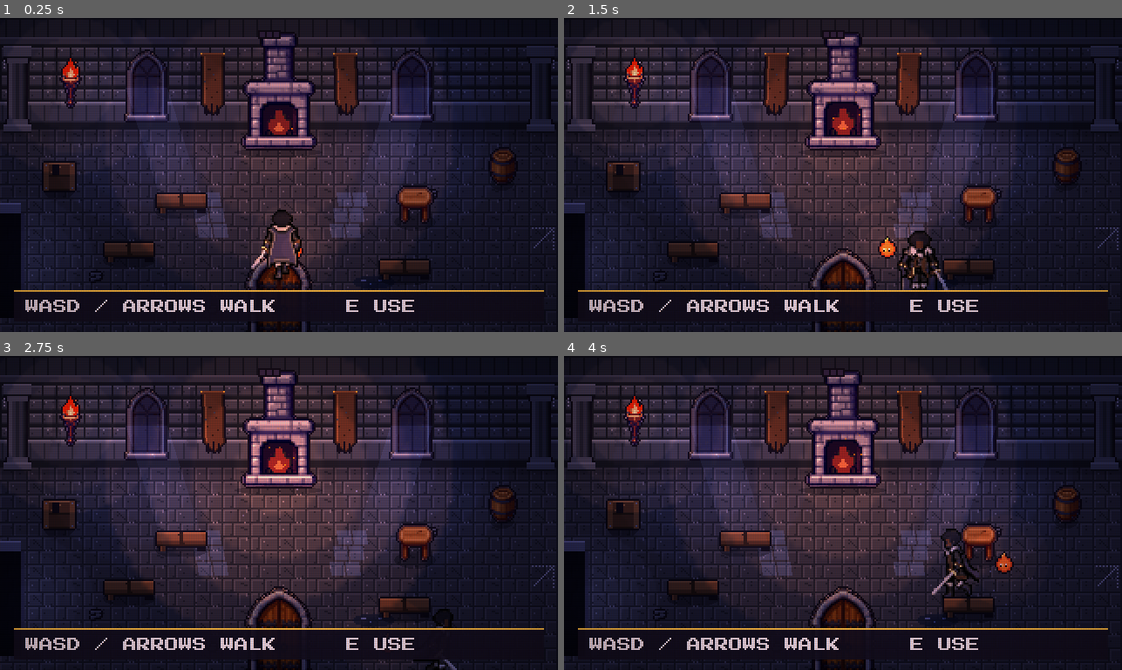
Above: before the commit, frames 1-4 (two rows, left to right).
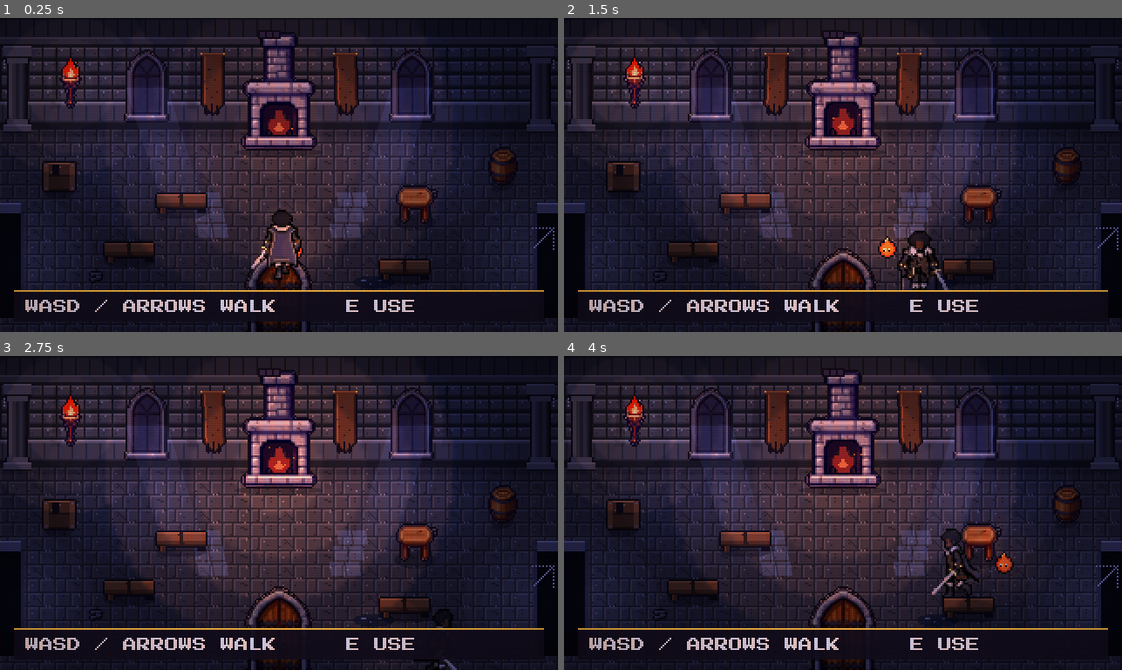
Above: after the commit, the same moments.

Repository: HeisLazi/python-tutorial-DiddyDungeon
Game: Godot game, scene res://scenes/main.tscn
Two runs of this game, one before a commit and one after it. Both use one fixed random seed, a clock stepped at 60 frames per second and the inputs below.
Inputs:
- Up to frame 1 (0.25 s): no input
- Up to frame 2 (1.5 s): tap Enter at 0.5, 1.35 s; hold D 0.53-1.28 s; tap E at 0.6 s; tap Space at 0.77 s; hold S from 1.28 s (still down)
- Up to frame 3 (2.75 s): tap Space at 1.52 s; release S at 2.03 s; hold D from 2.03 s (still down); tap Z at 2.1 s
- Up to frame 4 (4 s): release D at 2.78 s; hold W 2.78-3.53 s; tap E at 2.85 s; tap Space at 3.02, 3.77 s; hold A from 3.53 s (still down); tap Enter at 3.6 s

The runs differ from the first frame. In frame 1, 0.6% of the frame differs, in the area x 89-100%, y 58-96%; in frame 2, 0.6%; in frame 3, 0.6%; in frame 4, 0.6%.

Commit message:
Hall of Arms: 9-step ladder, image-sourced props (racks, ring, braziers, banners, pedestals), east door from the hall; banquet moved clear of the doorway; docs
Co-Authored-By: Claude Sonnet 5.5 <noreply@anthropic.com>
Claude-Session: https://claude.ai/code/session_01XKa5GiHz4hgUAXbB38qzxx

Diff:
--- a/ide/home-godot/art/tiles.json
+++ b/ide/home-godot/art/tiles.json
@@ -551,123 +551,243 @@
   "w": 21,
   "h": 38
  },
+ "banner_swords": {
+  "x": 142,
+  "y": 322,
+  "w": 22,
+  "h": 40
+ },
+ "banner_torn_red": {
+  "x": 165,
+  "y": 322,
+  "w": 23,
+  "h": 40
+ },
+ "barrel_spears": {
+  "x": 189,
+  "y": 322,
+  "w": 14,
+  "h": 24
+ },
  "bookshelf_full": {
-  "x": 142,
+  "x": 204,
   "y": 322,
   "w": 40,
   "h": 44
  },
  "bookshelf_glow": {
-  "x": 183,
+  "x": 245,
   "y": 322,
   "w": 41,
   "h": 46
  },
  "bookshelf_sparse": {
-  "x": 225,
+  "x": 287,
   "y": 322,
   "w": 42,
   "h": 44
  },
+ "brazier_img_0": {
+  "x": 330,
+  "y": 322,
+  "w": 19,
+  "h": 30
+ },
+ "brazier_img_1": {
+  "x": 350,
+  "y": 322,
+  "w": 19,
+  "h": 30
+ },
  "candelabra_lib_0": {
-  "x": 268,
-  "y": 322,
+  "x": 0,
+  "y": 369,
   "w": 20,
   "h": 32
  },
  "candelabra_lib_1": {
-  "x": 289,
-  "y": 322,
+  "x": 21,
+  "y": 369,
   "w": 20,
   "h": 32
  },
  "chair_lib": {
-  "x": 310,
-  "y": 322,
+  "x": 42,
+  "y": 369,
   "w": 16,
   "h": 24
  },
  "crystals": {
-  "x": 327,
-  "y": 322,
+  "x": 59,
+  "y": 369,
   "w": 22,
   "h": 22
  },
  "desk_big": {
-  "x": 0,
+  "x": 82,
   "y": 369,
   "w": 46,
   "h": 36
  },
  "desk_small": {
-  "x": 47,
+  "x": 129,
   "y": 369,
   "w": 27,
   "h": 24
  },
+ "door_iron": {
+  "x": 157,
+  "y": 369,
+  "w": 46,
+  "h": 52
+ },
  "door_lib": {
-  "x": 75,
+  "x": 204,
   "y": 369,
   "w": 37,
   "h": 50
  },
+ "dummy_iron": {
+  "x": 242,
+  "y": 369,
+  "w": 24,
+  "h": 40
+ },
+ "dummy_wood": {
+  "x": 267,
+  "y": 369,
+  "w": 15,
+  "h": 32
+ },
  "globe": {
-  "x": 113,
+  "x": 283,
   "y": 369,
   "w": 23,
   "h": 32
  },
  "ladder": {
-  "x": 137,
+  "x": 307,
   "y": 369,
   "w": 27,
   "h": 40
  },
  "orrery": {
-  "x": 165,
+  "x": 335,
   "y": 369,
   "w": 30,
   "h": 36
  },
+ "pedestal_glow": {
+  "x": 366,
+  "y": 369,
+  "w": 17,
+  "h": 36
+ },
+ "pillar_arms": {
+  "x": 0,
+  "y": 422,
+  "w": 27,
+  "h": 50
+ },
+ "plaque_swords": {
+  "x": 28,
+  "y": 422,
+  "w": 16,
+  "h": 20
+ },
+ "rack_empty": {
+  "x": 45,
+  "y": 422,
+  "w": 43,
+  "h": 28
+ },
+ "rack_few": {
+  "x": 89,
+  "y": 422,
+  "w": 29,
+  "h": 36
+ },
+ "rack_full": {
+  "x": 119,
+  "y": 422,
+  "w": 48,
+  "h": 36
+ },
+ "ring_stone": {
+  "x": 168,
+  "y": 422,
+  "w": 84,
+  "h": 60
+ },
  "rug_crimson": {
-  "x": 196,
-  "y": 369,
+  "x": 253,
+  "y": 422,
   "w": 84,
   "h": 36
  },
  "sconce_blue_0": {
-  "x": 281,
-  "y": 369,
+  "x": 338,
+  "y": 422,
   "w": 15,
   "h": 20
  },
  "sconce_blue_1": {
-  "x": 297,
-  "y": 369,
+  "x": 354,
+  "y": 422,
   "w": 15,
   "h": 20
  },
  "scrolls": {
-  "x": 313,
-  "y": 369,
+  "x": 0,
+  "y": 483,
   "w": 19,
   "h": 16
  },
+ "shield_wall": {
+  "x": 20,
+  "y": 483,
+  "w": 15,
+  "h": 18
+ },
  "skylight": {
-  "x": 333,
-  "y": 369,
+  "x": 36,
+  "y": 483,
   "w": 37,
   "h": 38
  },
  "star_chart": {
-  "x": 0,
-  "y": 420,
+  "x": 74,
+  "y": 483,
   "w": 39,
   "h": 30
  },
+ "target": {
+  "x": 114,
+  "y": 483,
+  "w": 26,
+  "h": 28
+ },
+ "torch_arms_0": {
+  "x": 141,
+  "y": 483,
+  "w": 26,
+  "h": 28
+ },
+ "torch_arms_1": {
+  "x": 168,
+  "y": 483,
+  "w": 26,
+  "h": 28
+ },
+ "window_arms": {
+  "x": 195,
+  "y": 483,
+  "w": 29,
+  "h": 42
+ },
  "window_lib": {
-  "x": 40,
-  "y": 420,
+  "x": 225,
+  "y": 483,
   "w": 26,
   "h": 42
  }
--- a/ide/home-godot/art/tiles_data.gd
+++ b/ide/home-godot/art/tiles_data.gd
@@ -94,24 +94,44 @@
 	"rug_table": Rect2(22, 322, 84, 40),
 	"stain": Rect2(107, 322, 12, 34),
 	"banner_blue": Rect2(120, 322, 21, 38),
-	"bookshelf_full": Rect2(142, 322, 40, 44),
-	"bookshelf_glow": Rect2(183, 322, 41, 46),
-	"bookshelf_sparse": Rect2(225, 322, 42, 44),
-	"candelabra_lib_0": Rect2(268, 322, 20, 32),
-	"candelabra_lib_1": Rect2(289, 322, 20, 32),
-	"chair_lib": Rect2(310, 322, 16, 24),
-	"crystals": Rect2(327, 322, 22, 22),
-	"desk_big": Rect2(0, 369, 46, 36),
-	"desk_small": Rect2(47, 369, 27, 24),
-	"door_lib": Rect2(75, 369, 37, 50),
-	"globe": Rect2(113, 369, 23, 32),
-	"ladder": Rect2(137, 369, 27, 40),
-	"orrery": Rect2(165, 369, 30, 36),
-	"rug_crimson": Rect2(196, 369, 84, 36),
-	"sconce_blue_0": Rect2(281, 369, 15, 20),
-	"sconce_blue_1": Rect2(297, 369, 15, 20),
-	"scrolls": Rect2(313, 369, 19, 16),
-	"skylight": Rect2(333, 369, 37, 38),
-	"star_chart": Rect2(0, 420, 39, 30),
-	"window_lib": Rect2(40, 420, 26, 42),
+	"banner_swords": Rect2(142, 322, 22, 40),
+	"banner_torn_red": Rect2(165, 322, 23, 40),
+	"barrel_spears": Rect2(189, 322, 14, 24),
+	"bookshelf_full": Rect2(204, 322, 40, 44),
+	"bookshelf_glow": Rect2(245, 322, 41, 46),
+	"bookshelf_sparse": Rect2(287, 322, 42, 44),
+	"brazier_img_0": Rect2(330, 322, 19, 30),
+	"brazier_img_1": Rect2(350, 322, 19, 30),
+	"candelabra_lib_0": Rect2(0, 369, 20, 32),
+	"candelabra_lib_1": Rect2(21, 369, 20, 32),
+	"chair_lib": Rect2(42, 369, 16, 24),
+	"crystals": Rect2(59, 369, 22, 22),
+	"desk_big": Rect2(82, 369, 46, 36),
+	"desk_small": Rect2(129, 369, 27, 24),
+	"door_iron": Rect2(157, 369, 46, 52),
+	"door_lib": Rect2(204, 369, 37, 50),
+	"dummy_iron": Rect2(242, 369, 24, 40),
+	"dummy_wood": Rect2(267, 369, 15, 32),
+	"globe": Rect2(283, 369, 23, 32),
+	"ladder": Rect2(307, 369, 27, 40),
+	"orrery": Rect2(335, 369, 30, 36),
+	"pedestal_glow": Rect2(366, 369, 17, 36),
+	"pillar_arms": Rect2(0, 422, 27, 50),
+	"plaque_swords": Rect2(28, 422, 16, 20),
+	"rack_empty": Rect2(45, 422, 43, 28),
+	"rack_few": Rect2(89, 422, 29, 36),
+	"rack_full": Rect2(119, 422, 48, 36),
+	"ring_stone": Rect2(168, 422, 84, 60),
+	"rug_crimson": Rect2(253, 422, 84, 36),
+	"sconce_blue_0": Rect2(338, 422, 15, 20),
+	"sconce_blue_1": Rect2(354, 422, 15, 20),
+	"scrolls": Rect2(0, 483, 19, 16),
+	"shield_wall": Rect2(20, 483, 15, 18),
+	"skylight": Rect2(36, 483, 37, 38),
+	"star_chart": Rect2(74, 483, 39, 30),
+	"target": Rect2(114, 483, 26, 28),
+	"torch_arms_0": Rect2(141, 483, 26, 28),
+	"torch_arms_1": Rect2(168, 483, 26, 28),
+	"window_arms": Rect2(195, 483, 29, 42),
+	"window_lib": Rect2(225, 483, 26, 42),
 }
--- a/ide/home-godot/scripts/rooms.gd
+++ b/ide/home-godot/scripts/rooms.gd
@@ -42,6 +42,17 @@
 		{"name": "Enchant the shelves", "cost": 48, "note": "glowing tomes, crystals and a rolling ladder"},
 		{"name": "Open the skylight", "cost": 56, "note": "a skylight, moonlight and floating pages"},
 	],
+	"armory": [
+		{"name": "Sweep and clear", "cost": 16, "note": "cobwebs and rubble cleared"},
+		{"name": "Stock the rack", "cost": 20, "note": "a few swords and spears on the rack, a barrel of spears"},
+		{"name": "Mend the dummy", "cost": 24, "note": "a new wooden training dummy"},
+		{"name": "Light the braziers", "cost": 28, "note": "two braziers and a second torch"},
+		{"name": "Hang the banners", "cost": 30, "note": "crossed-sword banners and shields"},
+		{"name": "Lay the ring in stone", "cost": 36, "note": "a stone-walled ring with a rope"},
+		{"name": "The weapon wall", "cost": 42, "note": "a full rack of axes, swords and shields"},
+		{"name": "Iron dummies", "cost": 48, "note": "armoured dummies and an archery target"},
+		{"name": "Enchant the arms", "cost": 56, "note": "glowing runes and floating blades on stone pedestals"},
+	],
 }
 
 # The Great Hall's steps by name (the level at which each thing appears).
@@ -55,6 +66,17 @@
 const GH_BANQUET := 8
 const GH_GRAND := 9
 
+# The Hall of Arms' steps by name.
+const HA_SWEEP := 1
+const HA_RACK := 2
+const HA_DUMMY := 3
+const HA_BRAZIERS := 4
+const HA_BANNERS := 5
+const HA_RING := 6
+const HA_WALL := 7
+const HA_IRON := 8
+const HA_ENCHANT := 9
+
 # The Library's steps by name.
 const LB_TIDY := 1
 const LB_DESK := 2
@@ -94,6 +116,8 @@
 			_great_hall(h, level)
 		"library":
 			_library(h, level)
+		"armory":
+			_armory(h, level)
 		_:
 			_great_hall(h, level)
 
@@ -163,7 +187,7 @@
 	if lv >= GH_MARBLE:
 		marble_from = 0
 		marble_to = 19
-	_shell(h, marble_from, marble_to, {"to": "library", "spawn": Vector2(290, 142)}, {})
+	_shell(h, marble_from, marble_to, {"to": "library", "spawn": Vector2(290, 142)}, {"to": "armory", "spawn": Vector2(30, 142)})
 	var marble := lv >= GH_MARBLE
 	var glass := lv >= GH_GLASS
 	# The ambient light brightens a little with every step.
@@ -196,7 +220,7 @@
 		for row in range(5, 12):
 			h.bg("carpet", Vector2(144, row * 16))
 	if lv >= GH_BANQUET:
-		h.bg("rug_table", Vector2(210, 104))
+		h.bg("rug_table", Vector2(210, 82))
 
 	# ── Windows: plain and cold, then stained glass throwing coloured light on the floor ──
 	var window_kind := "window_glass" if glass else "window_plain"
@@ -275,11 +299,11 @@
 		h.anim("chandelier", Vector2(92, 132))
 		h.add_light(Vector2(92, 110), 92.0, Color("ffcf8a"), 0.8 + 0.08 * (lv - GH_CHANDELIER), 0.2)
 	if lv >= GH_BANQUET:
-		_prop(h, "table_long", Vector2(252, 130), 64.0, 14.0)
+		_prop(h, "table_long", Vector2(252, 112), 64.0, 14.0)
 		for cx in [236.0, 268.0]:
-			_prop(h, "chair_l" if cx < 252.0 else "chair_r", Vector2(cx, 110), 12.0, 6.0)
-			_prop(h, "chair_l" if cx < 252.0 else "chair_r", Vector2(cx, 154), 12.0, 6.0)
-		h.add_light(Vector2(252, 120), 48.0, Color("ffd27a"), 0.7, 0.2)
+			_prop(h, "chair_l" if cx < 252.0 else "chair_r", Vector2(cx, 92), 12.0, 6.0)
+			_prop(h, "chair_l" if cx < 252.0 else "chair_r", Vector2(cx, 136), 12.0, 6.0)
+		h.add_light(Vector2(252, 102), 48.0, Color("ffd27a"), 0.7, 0.2)
 	if lv >= GH_GRAND:
 		for at in [Vector2(108, 86), Vector2(212, 86)]:
 			_prop(h, "knight", at, 14.0, 6.0, 16.0)
@@ -381,3 +405,105 @@
 
 	# ── Dust in the beams ──
 	h.add_embers(Rect2(40, 74, 240, 90), Color(0.75, 0.80, 1.0, 0.5), maxi(4, 14 - lv), 3.0, 5.0)
+
+
+static func _ellipse(cx: float, cy: float, rx: float, ry: float, n := 28) -> PackedVector2Array:
+	var pts := PackedVector2Array()
+	for i in n:
+		var a := TAU * i / float(n)
+		pts.append(Vector2(cx + cos(a) * rx, cy + sin(a) * ry))
+	return pts
+
+
+static func _armory(h, lv: int) -> void:
+	_shell(h, -1, -1, {"to": "great_hall", "spawn": Vector2(290, 142)}, {}, "stone")
+	h.set_ambient(Color(0.48, 0.44, 0.50).lerp(Color(0.56, 0.49, 0.48), lv / float(HA_ENCHANT)))
+	h.add_tint(Rect2(0, 0, h.VIEW.x, 64), Color(0.35, 0.18, 0.10, 0.08))      # warm stone: torchlit
+
+	# ── The wall: cobwebs, barred windows, torn banner, shields ──
+	if lv < HA_SWEEP:
+		h.bg("cobweb_l", Vector2(2, 16))
+		h.bg("cobweb_r", Vector2(h.VIEW.x - 16, 16))
+		h.bg("rubble_1", Vector2(150, 176), true)
+		h.bg("rubble_0", Vector2(60, 168), true)
+		h.bg("rubble_0", Vector2(270, 98), true)
+	for x in [60.0, 150.0, 250.0]:
+		h.bg("window_arms", Vector2(x, 60), true)
+		h.add_shaft(Vector2(x - 12, 40), 24.0, 80.0, 20.0, Color(0.55, 0.6, 0.85, 0.08))
+	if lv >= HA_BANNERS:
+		for x in [105.0, 205.0]:
+			var banner: Sprite2D = h.bg("banner_swords", Vector2(x, 56), true)
+			h.sway(banner, 0.8, 1.6, 38.0)
+		for x in [128.0, 178.0]:
+			h.bg("shield_wall", Vector2(x, 50), true)
+	else:
+		var torn: Sprite2D = h.bg("banner_torn_red", Vector2(205, 56), true)
+		h.sway(torn, 0.8, 1.6, 38.0)
+
+	# ── Torches and braziers ──
+	var torch_x: Array = [40.0]
+	if lv >= HA_BRAZIERS:
+		torch_x = [40.0, 290.0]
+	for x in torch_x:
+		h.anim("torch_arms", Vector2(x, 54), Rect2(), true)
+		h.add_light(Vector2(x, 38), 64.0, Color("ff9a4a"), 0.95, 0.3)
+	var brazier_spots: Array = []
+	if lv >= HA_BRAZIERS:
+		brazier_spots = [Vector2(26, 138), Vector2(298, 138)]
+	if lv >= HA_ENCHANT:
+		brazier_spots.append_array([Vector2(26, 96), Vector2(298, 96)])
+	for at in brazier_spots:
+		h.add_shadow(at, 16.0, 5.0)
+		h.anim("brazier_img", at, Rect2(at.x - 7, at.y - 6, 14, 6))
+		h.add_light(at + Vector2(0, -16), 70.0, Color("ff8a3a"), 1.0, 0.3)
+
+	# ── The weapon rack and the armory station ──
+	var rack := "rack_empty"
+	if lv >= HA_WALL:
+		rack = "rack_full"
+	elif lv >= HA_RACK:
+		rack = "rack_few"
+	_prop(h, rack, Vector2(104, 80), 36.0 if lv >= HA_WALL else 26.0, 8.0)
+	h.station("armory", "Open the Armory", Rect2(78, 84, 52, 28), Vector2(104, 14))
+	if lv >= HA_RACK:
+		_prop(h, "barrel_spears", Vector2(140, 80), 12.0, 6.0)
+
+	# ── The sparring ring and its dummy ──
+	var ring_center := Vector2(240, 128)
+	if lv >= HA_RING:
+		h.add_shadow(Vector2(240, 150), 80.0, 8.0, 0.3)
+		h.bg("ring_stone", Vector2(240, 152), true)
+	else:
+		var dirt := Polygon2D.new()
+		dirt.polygon = _ellipse(ring_center.x, ring_center.y + 4.0, 38.0, 20.0)
+		dirt.color = Color(0.30, 0.21, 0.15, 1.0)
+		h.background.add_child(dirt)
+		var rope := Line2D.new()
+		rope.points = _ellipse(ring_center.x, ring_center.y + 4.0, 38.0, 20.0)
+		rope.closed = true
+		rope.width = 1.0
+		rope.default_color = Color(0.62, 0.5, 0.3, 1.0)
+		h.background.add_child(rope)
+	var dummy_piece := "dummy"
+	if lv >= HA_IRON:
+		dummy_piece = "dummy_iron"
+	elif lv >= HA_DUMMY:
+		dummy_piece = "dummy_wood"
+	h.add_shadow(Vector2(240, 134), 14.0, 5.0)
+	h.obj(dummy_piece, Vector2(240, 134), Rect2(234, 130, 12, 5))
+	h.station("training", "Train in the ring", Rect2(204, 108, 72, 44), Vector2(240, 82))
+	if lv >= HA_IRON:
+		_prop(h, "dummy_iron", Vector2(70, 152), 14.0, 6.0)
+		_prop(h, "target", Vector2(296, 108), 16.0, 6.0)
+
+	# ── Enchanted: glowing runes on the ring, blades floating over stone pedestals ──
+	if lv >= HA_ENCHANT:
+		h.add_patch(_ellipse(240.0, 132.0, 40.0, 21.0), Color(1.0, 0.55, 0.2, 0.12))
+		h.add_embers(Rect2(210, 120, 60, 20), Color("ffb347"), 10, 10.0, 2.5)
+		for at in [Vector2(54, 108), Vector2(54, 136), Vector2(86, 122)]:
+			_prop(h, "pedestal_glow", at, 12.0, 6.0)
+			h.add_light(at + Vector2(0, -26), 34.0, Color(0.55, 0.75, 1.0), 0.45, 0.2)
+		h.add_embers(Rect2(40, 90, 60, 60), Color(0.7, 0.85, 1.0, 0.9), 8, 6.0, 3.5)
+
+	# ── Dust and smoke in the torchlight ──
+	h.add_embers(Rect2(40, 74, 240, 90), Color(0.9, 0.8, 0.7, 0.45), maxi(4, 14 - lv), 3.0, 5.0)
Binary file changed: ide/home-godot/art/tiles.png
Not shown, changed: docs/HOME_AND_ART.md
Not shown, added: tools/home_art/props/banner_swords.png
Not shown, added: tools/home_art/props/banner_torn_red.png
Not shown, added: tools/home_art/props/barrel_spears.png
Not shown, added: tools/home_art/props/brazier_img_0.png
Not shown, added: tools/home_art/props/brazier_img_1.png
Not shown, added: tools/home_art/props/door_iron.png
Not shown, added: tools/home_art/props/dummy_iron.png
Not shown, added: tools/home_art/props/dummy_wood.png
Not shown, added: tools/home_art/props/pedestal_glow.png
Not shown, added: tools/home_art/props/pillar_arms.png
(and 13 more such lines)
